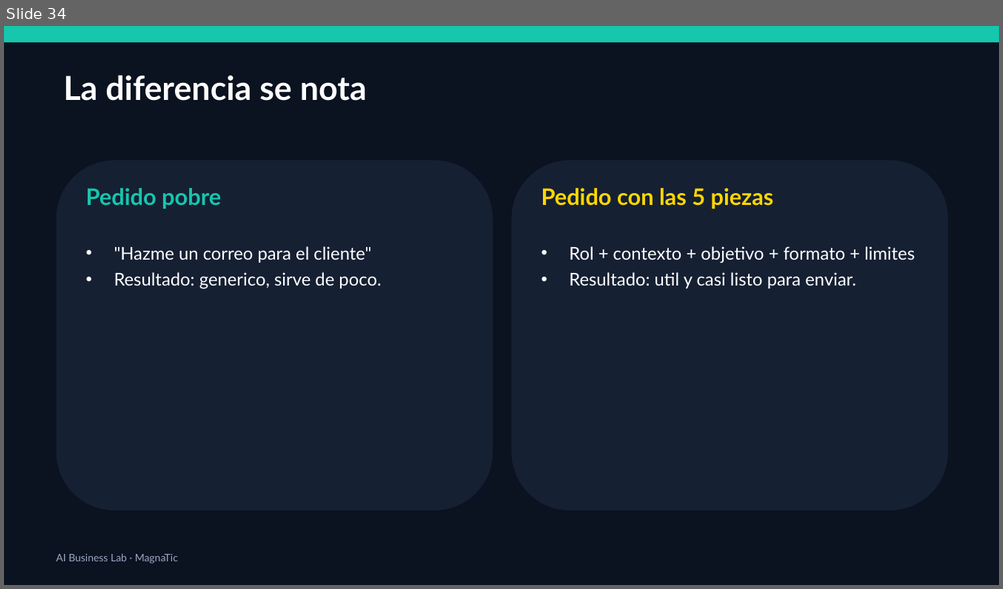
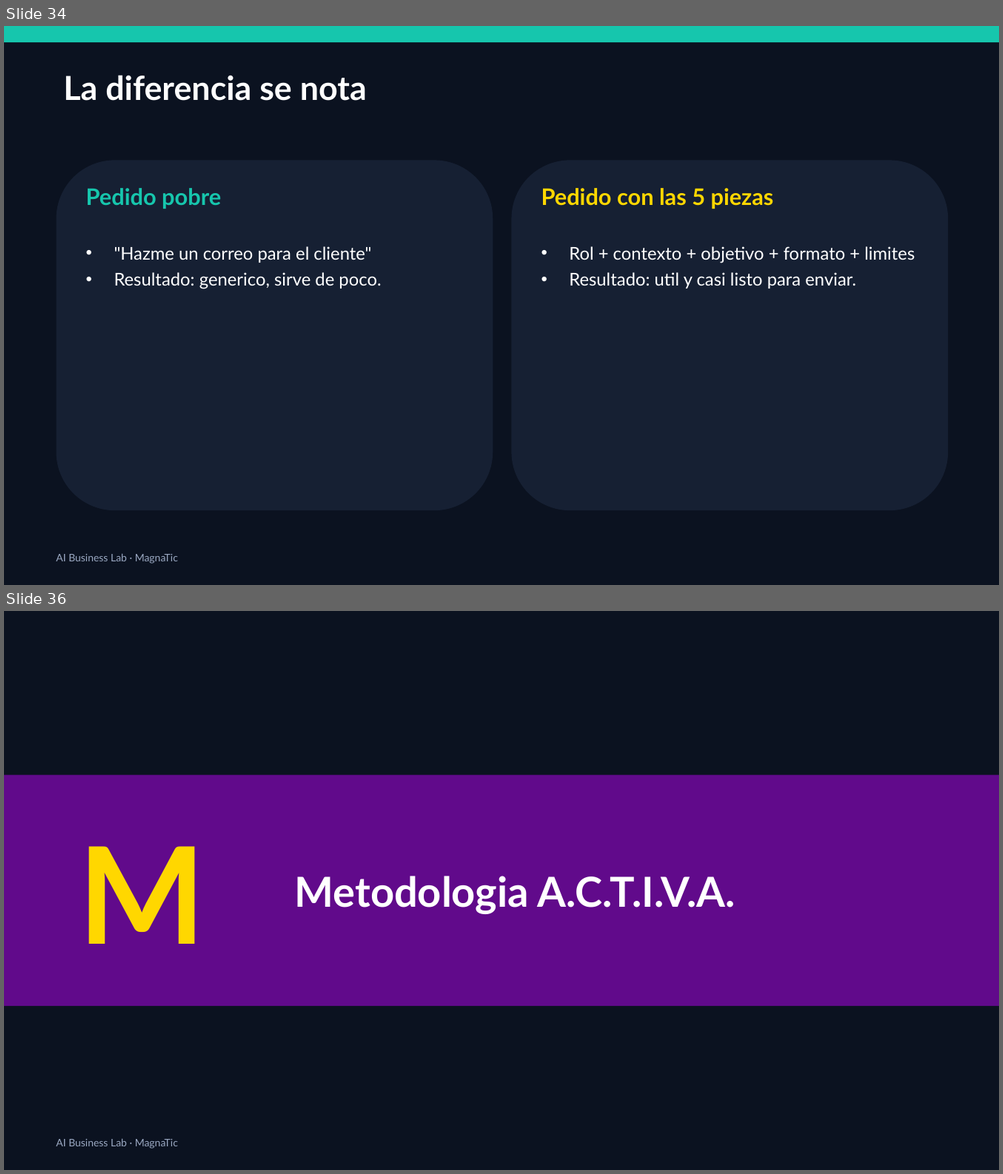
Before and after one commit to xander0408/CURSOS, a slide deck: AI-Business-Lab-Presentacion.pptx. Shown one above the other, each under a label of ours: slide 34 before the commit, slides 34 and 36 after it; the slides between them are not shown. The pictures are 1003x589 and 1003x1174 pixels, drawn with LibreOffice and Linux fonts; fonts in the diff are those of the drawing. Boxes give left, top, right and bottom in pixels: in the first picture for what was removed or moved away, otherwise in the second. Text is boxed around its words. In the diff, an @@ line names an element or a change of style, - is before the commit and + after.

```diff
--- a/AI-Business-Lab-Presentacion.pptx
+++ b/AI-Business-Lab-Presentacion.pptx
@@ slide 36 added at (4, 611, 999, 1170), background #0B1220 @@
@@ rectangle added at (4, 775, 999, 1006), fill #610A8B @@
@@ text added at (79, 846, 206, 944), 130 pt, text #FFD700, bold @@
+M
@@ text added at (295, 876, 735, 914), 40 pt, text #FFFFFF, bold @@
+Metodologia A.C.T.I.V.A.
@@ text added at (56, 1139, 178, 1149), 10 pt, text #9AA8C2 @@
+AI Business Lab · MagnaTic
```
Also in this commit, not shown: 3 slides changed, 13 other slides added, 13 other files.
